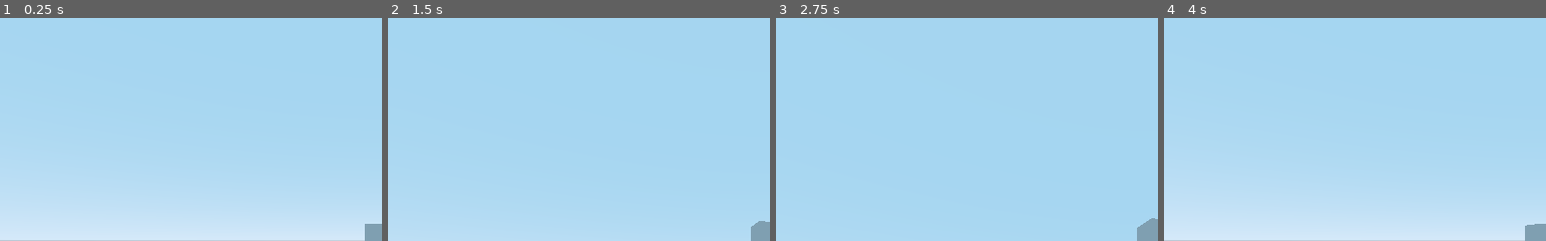
Above: before the commit, frames 1-4 (left to right).
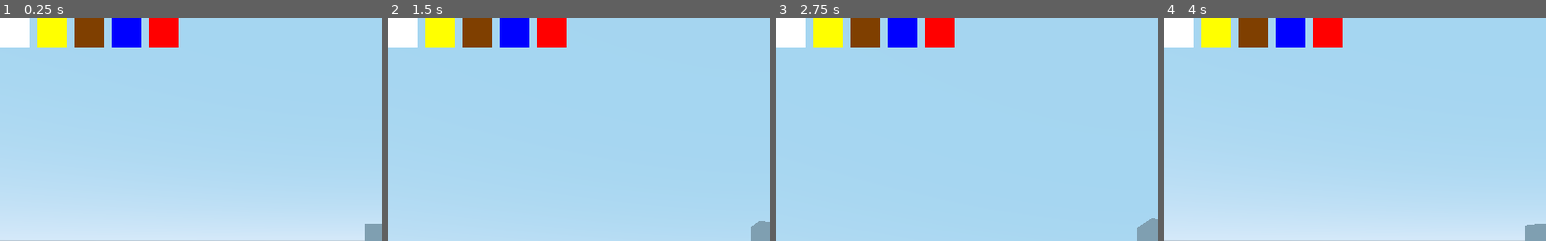
Above: after the commit, the same moments.

Repository: deengames-prototypes/3d-game
Game: Godot game, scene res://CoreGame.tscn
Same seed, same stepped clock (60 frames per second), same inputs: the game is played once before the commit and once after it.
Inputs (mouse positions are % of the whole screen's width and height, from its top left):
- Up to frame 1 (0.25 s): no input
- Up to frame 2 (1.5 s): tap Enter at 0.5 s; move the mouse to (72, 45) at 0.52 s; hold Right (ui_right) 0.53-1.28 s; click (72, 45) at 0.67 s; tap Space at 1.25 s; move the mouse to (30, 55) at 1.27 s; hold Down (ui_down) from 1.28 s (still down); click (30, 55) at 1.42 s
- Up to frame 3 (2.75 s): tap Enter at 2 s; move the mouse to (60, 28) at 2.02 s; release Down (ui_down) at 2.03 s; hold Right (ui_right) from 2.03 s (still down); click (60, 28) at 2.17 s
- Up to frame 4 (4 s): tap Space at 2.75 s; move the mouse to (45, 70) at 2.77 s; release Right (ui_right) at 2.78 s; hold Up (ui_up) 2.78-3.53 s; click (45, 70) at 2.92 s; tap Enter at 3.5 s; move the mouse to (80, 65) at 3.52 s; hold Left (ui_left) from 3.53 s (still down); click (80, 65) at 3.67 s
The pictures show only the part of the screen within x 0-50%, y 0-50%; the shares and areas given below are measured in that part.

The runs differ from the first frame. In frame 1, 5.1% of the frame differs, in the area x 0-47%, y 0-14%; in frame 2, 5.1%; in frame 3, 5.1%; in frame 4, 5.1%.

Commit message:
Colour picking works.

Diff:
--- a/prototypes/voxel-craft/CoreGame.gd
+++ b/prototypes/voxel-craft/CoreGame.gd
@@ -1,4 +1,15 @@
 extends Spatial
+
+const PickableColor = preload("res://PickableColor.gd")
+
+var _block_color:Color
 
 func _ready():
 	$MeshInstance/Spatial.set_target($MeshInstance)
+
+	for child in $CanvasLayer.get_children():
+		if child is PickableColor:
+			child.connect("color_selected", self, "_on_color_selected")
+
+func _on_color_selected(color):
+	_block_color = color
--- a/prototypes/voxel-craft/CoreGame.tscn
+++ b/prototypes/voxel-craft/CoreGame.tscn
@@ -1,8 +1,9 @@
-[gd_scene load_steps=4 format=2]
+[gd_scene load_steps=5 format=2]
 
 [ext_resource path="res://CoreGame.gd" type="Script" id=1]
 [ext_resource path="res://ExpandableCube.tscn" type="PackedScene" id=2]
 [ext_resource path="res://Spatial.gd" type="Script" id=3]
+[ext_resource path="res://PickableColor.tscn" type="PackedScene" id=4]
 
 [node name="Spatial" type="Spatial"]
 script = ExtResource( 1 )
@@ -14,3 +15,27 @@
 
 [node name="Camera" type="Camera" parent="MeshInstance/Spatial"]
 transform = Transform( 1, 0, 0, 0, 1, 0, 0, 0, 1, 10, 0, 0 )
+
+[node name="CanvasLayer" type="CanvasLayer" parent="."]
+
+[node name="White" parent="CanvasLayer" instance=ExtResource( 4 )]
+
+[node name="Yellow" parent="CanvasLayer" instance=ExtResource( 4 )]
+margin_left = 50.0
+margin_right = 90.0
+color = Color( 1, 1, 0, 1 )
+
+[node name="Brown" parent="CanvasLayer" instance=ExtResource( 4 )]
+margin_left = 100.0
+margin_right = 140.0
+color = Color( 0.501961, 0.25098, 0, 1 )
+
+[node name="Blue" parent="CanvasLayer" instance=ExtResource( 4 )]
+margin_left = 150.0
+margin_right = 190.0
+color = Color( 0, 0, 1, 1 )
+
+[node name="Red" parent="CanvasLayer" instance=ExtResource( 4 )]
+margin_left = 200.0
+margin_right = 240.0
+color = Color( 1, 0, 0, 1 )
--- a/prototypes/voxel-craft/ExpandableCube.tscn
+++ b/prototypes/voxel-craft/ExpandableCube.tscn
@@ -1,20 +1,23 @@
-[gd_scene load_steps=4 format=2]
+[gd_scene load_steps=5 format=2]
 
 [ext_resource path="res://ExpandableCube.gd" type="Script" id=1]
 
-[sub_resource type="CubeMesh" id=1]
+[sub_resource type="SpatialMaterial" id=1]
+
+[sub_resource type="CubeMesh" id=2]
+material = SubResource( 1 )
 size = Vector3( 1, 1, 1 )
 
-[sub_resource type="BoxShape" id=2]
+[sub_resource type="BoxShape" id=3]
 extents = Vector3( 0.5, 0.5, 0.5 )
 
 [node name="MeshInstance" type="MeshInstance"]
-mesh = SubResource( 1 )
+mesh = SubResource( 2 )
 material/0 = null
 script = ExtResource( 1 )
 
 [node name="Area" type="Area" parent="."]
 
 [node name="CollisionShape" type="CollisionShape" parent="Area"]
-shape = SubResource( 2 )
+shape = SubResource( 3 )
 [connection signal="input_event" from="Area" to="." method="_on_Area_input_event"]
--- /dev/null
+++ b/prototypes/voxel-craft/PickableColor.gd
@@ -0,0 +1,10 @@
+extends ColorRect
+
+signal color_selected
+
+func _ready():
+	$Area2D.visible = true
+
+func _on_Area2D_input_event(viewport, event, shape_idx):
+	if event is InputEventMouseButton and event.is_pressed():
+		self.emit_signal("color_selected", self.color)
--- /dev/null
+++ b/prototypes/voxel-craft/PickableColor.tscn
@@ -0,0 +1,20 @@
+[gd_scene load_steps=3 format=2]
+
+[ext_resource path="res://PickableColor.gd" type="Script" id=1]
+
+[sub_resource type="RectangleShape2D" id=1]
+extents = Vector2( 20, 20 )
+
+[node name="ColorRect" type="ColorRect"]
+margin_right = 40.0
+margin_bottom = 40.0
+mouse_filter = 2
+script = ExtResource( 1 )
+
+[node name="Area2D" type="Area2D" parent="."]
+visible = false
+
+[node name="CollisionShape2D" type="CollisionShape2D" parent="Area2D"]
+position = Vector2( 20, 20 )
+shape = SubResource( 1 )
+[connection signal="input_event" from="Area2D" to="." method="_on_Area2D_input_event"]
